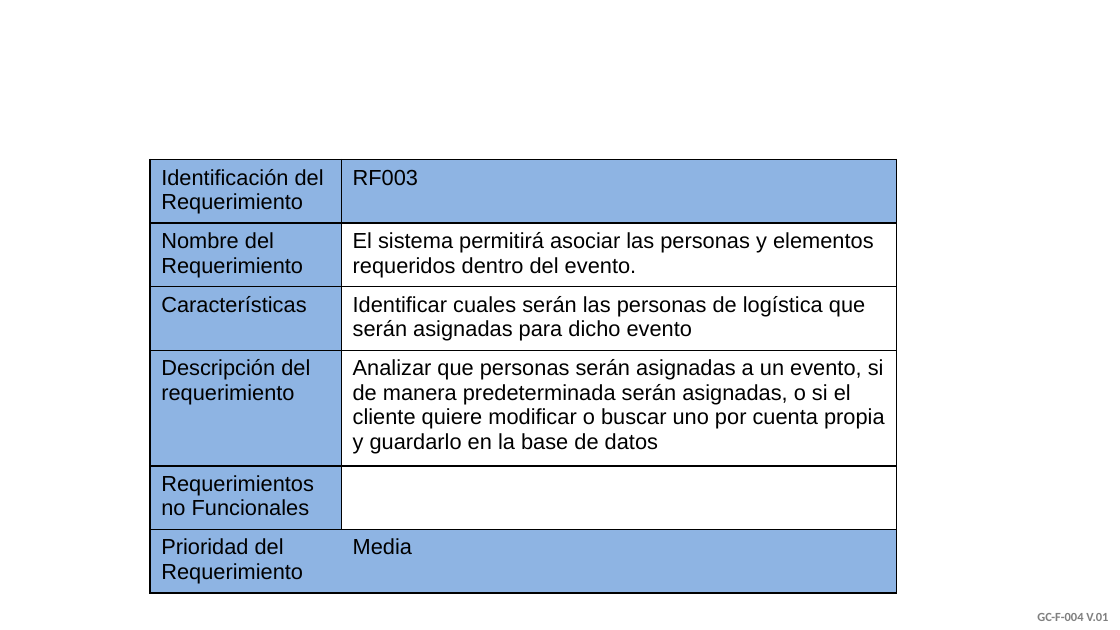
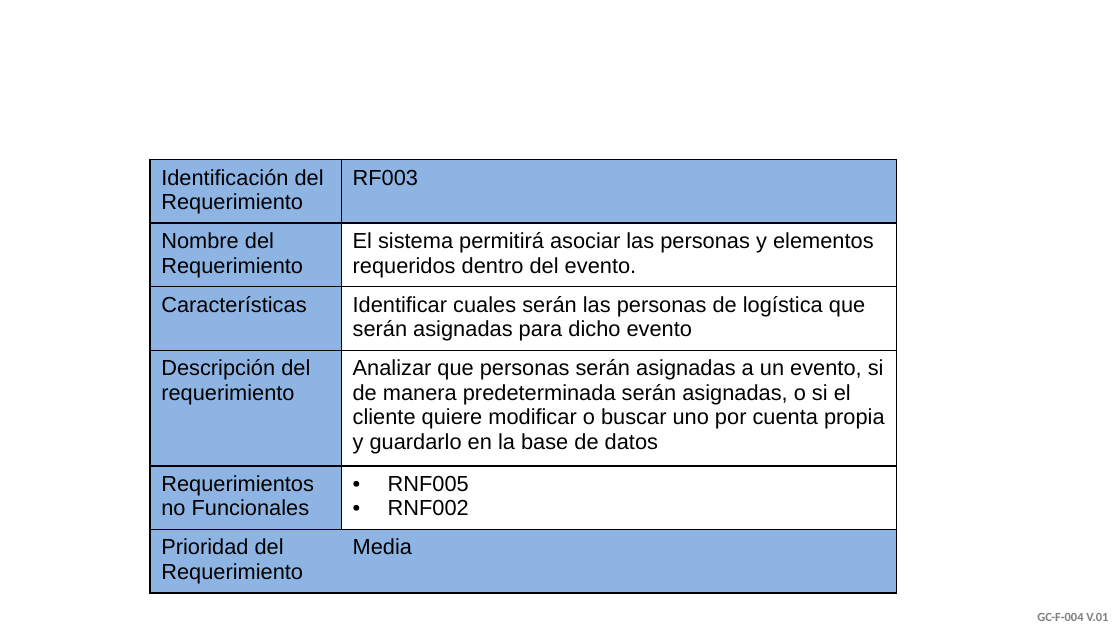
Before and after one commit to nacho1402/SPGDLDE, a slide deck: slide 18 of Segundo trimestre/Presentacion Proyecto Correjida.pptx. Drawn at 1120x630 pixels with LibreOffice and Linux fonts; fonts in the diff are those of the drawing; background and template pictures are left out. Boxes give left, top, right and bottom in pixels: in the first picture for what was removed or moved away, otherwise in the second. Text is boxed around its words. In the diff, an @@ line names an element or a change of style, - is before the commit and + after.

```diff
--- a/Segundo trimestre/Presentacion Proyecto Correjida.pptx
+++ b/Segundo trimestre/Presentacion Proyecto Correjida.pptx
@@ table at (150, 160, 897, 594) @@
-row 5, column 2: 
+row 5, column 2: RNF005 / RNF002
```
Also in this commit, not shown: 6 other slides changed.
